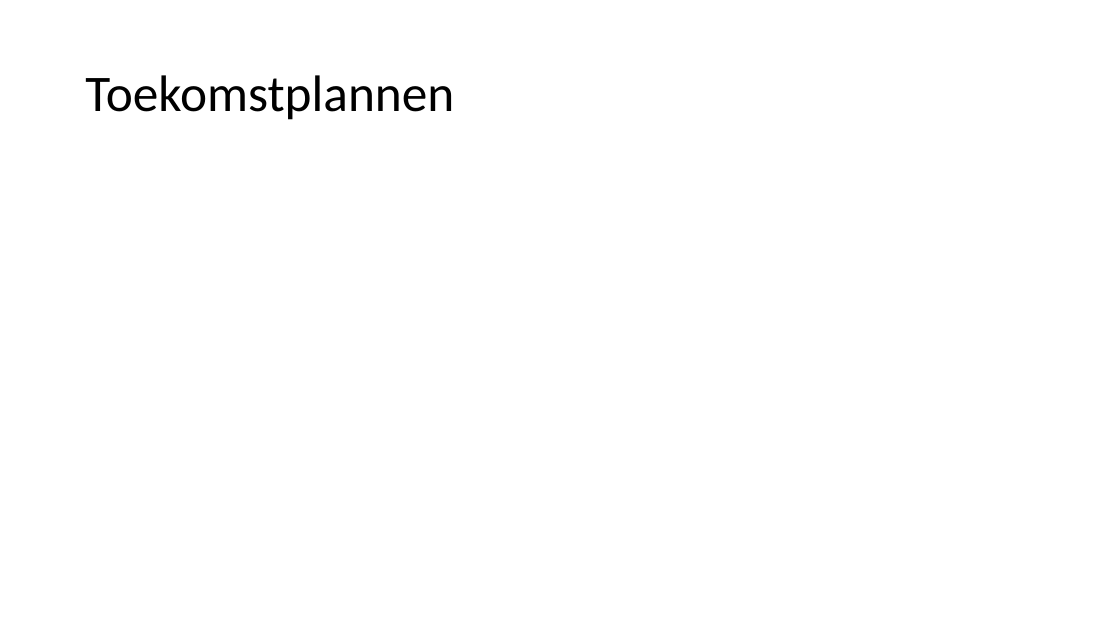
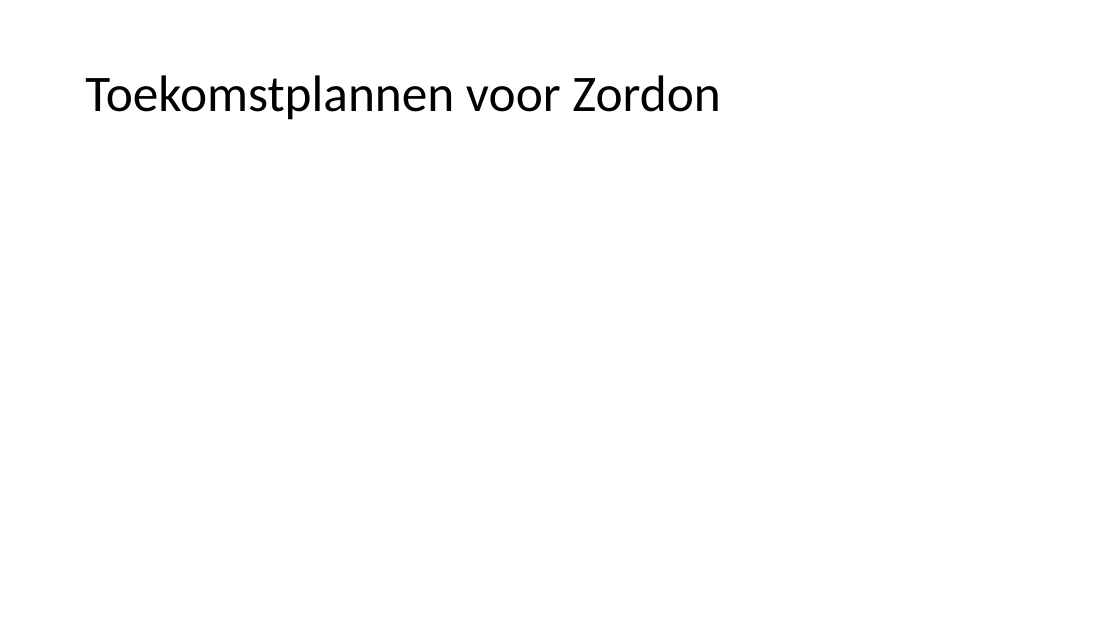
Before and after one commit to AP-IT-GH/iot16-zordon, a slide deck: slide 6 of doc/module3_Presentatie.pptx. Drawn at 1120x630 pixels with LibreOffice and Linux fonts; fonts in the diff are those of the drawing. Boxes give left, top, right and bottom in pixels: in the first picture for what was removed or moved away, otherwise in the second. Text is boxed around its words. In the diff, an @@ line names an element or a change of style, - is before the commit and + after.

Commit message:
Completed my part with corresponding images. Got my text of what to say for my part in my head so that's not included ;).

```diff
--- a/doc/module3_Presentatie.pptx
+++ b/doc/module3_Presentatie.pptx
@@ title at (85,75,721,120): text changed @@
-Toekomstplannen
+Toekomstplannen voor Zordon
```
Also in this commit, not shown: 5 other slides changed.
